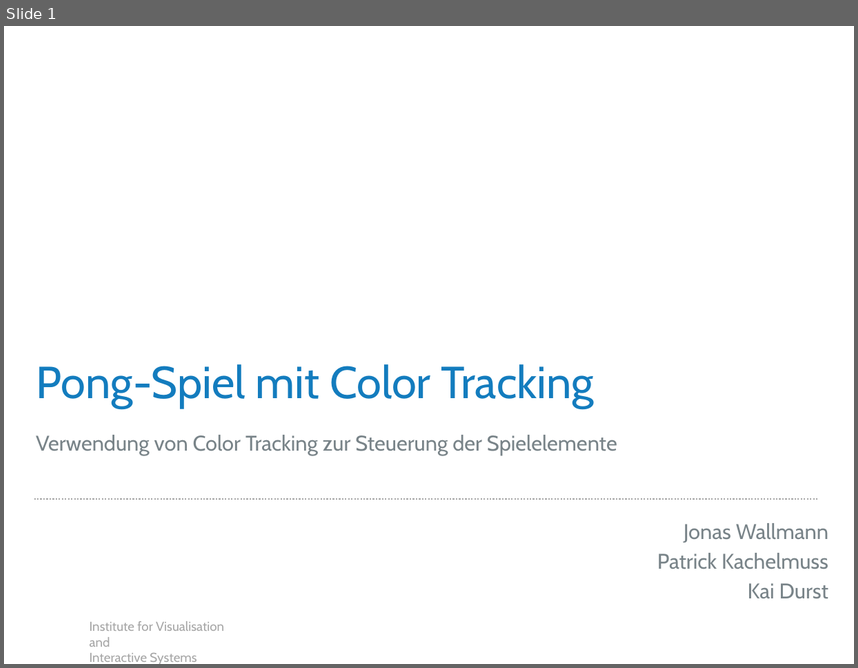
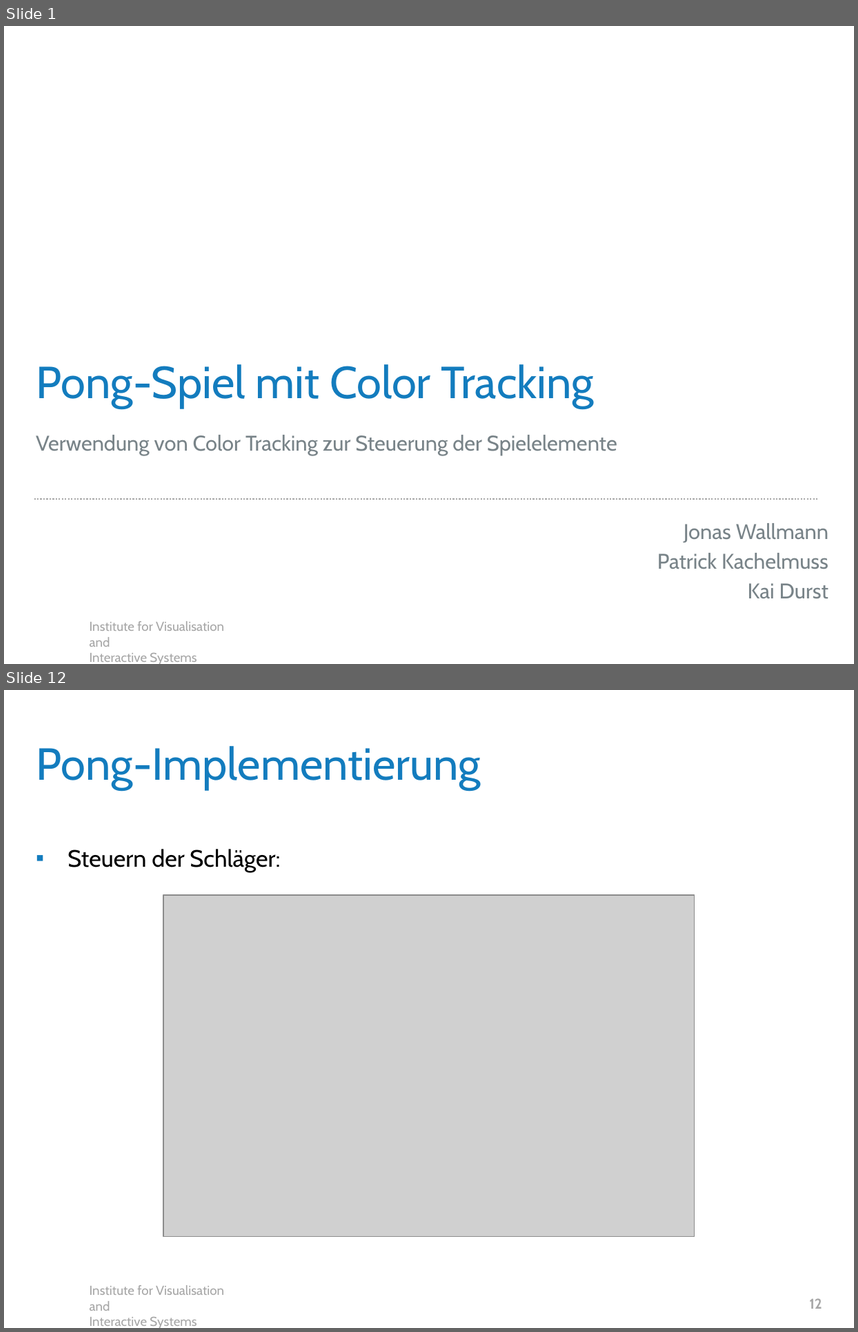
Before and after one commit to JonasJW/color-tracking-miniproject, a slide deck: template.pptx. Shown one above the other, each under a label of ours: slide 1 before the commit, slides 1 and 12 after it; the slides between them are not shown. The pictures are 858x668 and 858x1332 pixels, drawn with LibreOffice and Linux fonts; fonts in the diff are those of the drawing; grey boxes stand for pictures; background and template pictures are left out. Boxes give left, top, right and bottom in pixels: in the first picture for what was removed or moved away, otherwise in the second. Text is boxed around its words. In the diff, an @@ line names an element or a change of style, - is before the commit and + after.

Commit message:
Ergänzung Pong

```diff
--- a/template.pptx
+++ b/template.pptx
@@ slide 12 added at [4, 690, 854, 1328], background #FFFFFF; not listed: 1 template element that a slide beside it also shows @@
@@ title added at [36, 746, 481, 790], 38 pt, text #137CBE @@
+Pong-Implementierung
@@ text added at [67, 849, 280, 872], 20 pt, text #000000 @@
+▪ Steuern der Schläger:
@@ picture added at [164, 895, 695, 1236] @@
@@ page number added at [809, 1298, 822, 1308], 12 pt, text #A6A6A6, bold @@
+12
```
Also in this commit, not shown: 6 slides changed, 5 other slides added.
